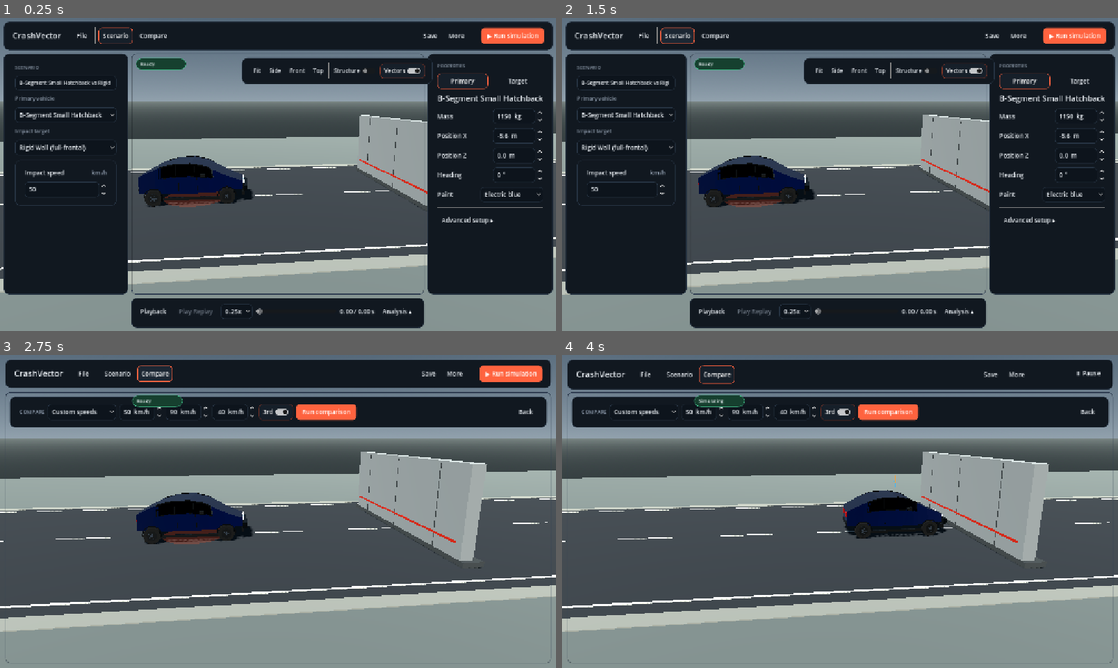
Above: before the commit, frames 1-4 (two rows, left to right).
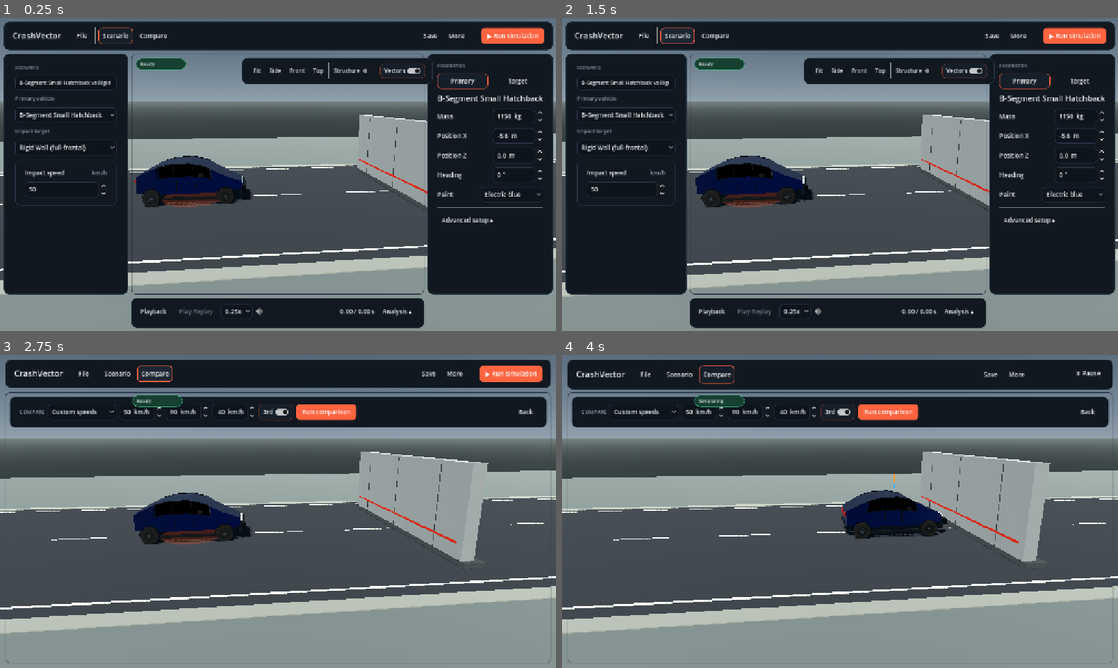
Above: after the commit, the same moments.

Repository: ArrowSK/crashvector
Game: Godot game, scene res://app/main.tscn
Two runs of this game, one before a commit and one after it. Both use one fixed random seed, a clock stepped at 60 frames per second and the inputs below.
Inputs:
- Up to frame 1 (0.25 s): no input
- Up to frame 2 (1.5 s): click "File" at 0.5 s; click "Scenario" at 1.25 s
- Up to frame 3 (2.75 s): click "Compare" at 2 s
- Up to frame 4 (4 s): click "More" at 2.75 s; click "▶ Run simulation" at 3.5 s

The runs differ from the first frame. In frame 1, 1.4% of the frame differs, in the area x 0-100%, y 30-89%; in frame 2, 1.4%; in frame 3, 2.4%, in the area x 0-100%, y 30-90%; in frame 4, 2.3%.

Commit message:
M16.2: present meaningful impact result frame

Diff:
--- a/src/demo/crash_demo_m16_2.gd
+++ b/src/demo/crash_demo_m16_2.gd
@@ -82,10 +82,80 @@
 	if m10_title_edit != null:
 		m10_title_edit.tooltip_text = scenario.title
 
+func _m161_primary_center() -> Vector3:
+	# Replay snapshots drive the visible result. Use their structural center here
+	# instead of the live rigid chassis, which remains at the simulation's final
+	# 4 s transform after a replay frame has been applied.
+	if car != null and is_instance_valid(car) and car.model != null:
+		return car.model.center_of_mass_m()
+	return super._m161_primary_center()
+
+func _m161_target_center() -> Vector3:
+	if target_car != null and is_instance_valid(target_car) and target_car.model != null:
+		return target_car.model.center_of_mass_m()
+	if truck != null and is_instance_valid(truck) and truck.model != null:
+		# HeavyTruckBuilder's origin is the trailer rear rather than the assembly
+		# centre. The model COM therefore fixes both preview and replay framing.
+		return truck.model.center_of_mass_m()
+	if road_user_proxy != null and is_instance_valid(road_user_proxy):
+		return road_user_proxy.center_of_mass_position()
+	return super._m161_target_center()
+
 func _m161_frame_aftermath() -> void:
 	if not _m161_has_replay():
 		return
+	# The end of a four-second simulation is often several car lengths after the
+	# collision. Present the first near-maximum-damage replay frame instead. The
+	# full 0..duration replay remains available on the timeline.
+	var result_time := _m162_result_time_s()
+	if result_time >= 0.0:
+		_apply_replay_time(result_time, true)
 	_m162_apply_aftermath_camera()
+	if m10_status_label != null:
+		m10_status_label.text = "Complete • impact result"
+
+func _m162_result_time_s() -> float:
+	if replay_recorder == null or replay_recorder.recording == null or not replay_recorder.recording.has_frames():
+		return -1.0
+	var recording := replay_recorder.recording
+	var first_contact := recording.marker_time(&"first_contact")
+	var peak_loading := recording.marker_time(&"peak_loading")
+	var separation := recording.marker_time(&"separation")
+
+	var max_front_crush := 0.0
+	for frame in recording.frames:
+		var primary: Variant = frame.get("primary_metrics", {})
+		if primary is Dictionary:
+			max_front_crush = maxf(max_front_crush, float(primary.get("front_crush_m", 0.0)))
+
+	var damage_time := -1.0
+	if max_front_crush >= 0.015:
+		var threshold := max_front_crush * 0.92
+		for frame in recording.frames:
+			var time_s := float(frame.get("time_s", 0.0))
+			if first_contact >= 0.0 and time_s + 0.0001 < first_contact:
+				continue
+			var primary: Variant = frame.get("primary_metrics", {})
+			if primary is Dictionary and float(primary.get("front_crush_m", 0.0)) >= threshold:
+				damage_time = time_s
+				break
+
+	var result_time := damage_time
+	if result_time < 0.0 and peak_loading >= 0.0:
+		result_time = peak_loading + 0.10
+	if result_time < 0.0 and first_contact >= 0.0:
+		result_time = first_contact + 0.16
+	if result_time < 0.0:
+		result_time = minf(recording.duration_s, 0.60)
+
+	if damage_time >= 0.0:
+		result_time += 0.035
+	if separation >= 0.0:
+		result_time = minf(result_time, separation)
+	if first_contact >= 0.0:
+		# Never let the default result shot drift into the long post-impact coast.
+		result_time = minf(result_time, first_contact + 0.85)
+	return clampf(result_time, 0.0, recording.duration_s)
 
 func _m162_apply_aftermath_camera() -> void:
 	if camera == null or scenario == null:
@@ -101,18 +171,18 @@
 	var target_center := _m161_target_center()
 
 	# Major bodies influence the shot, but they cannot drag the camera arbitrarily
-	# far from the collision site during a long 4 s coast/rebound. Detached bumper
-	# pieces and other small debris are deliberately not camera subjects at all.
-	var car_subject := anchor + _m162_limit_vector(car_center - anchor, 6.5)
-	var target_limit := 8.5 if scenario.target_type in [ScenarioConfig.TARGET_PEDESTRIAN, ScenarioConfig.TARGET_BICYCLE] else 5.5
+	# far from the collision site. Detached bumper pieces and other small debris
+	# are deliberately not camera subjects at all.
+	var car_subject := anchor + _m162_limit_vector(car_center - anchor, 5.8)
+	var target_limit := 5.0 if scenario.target_type in [ScenarioConfig.TARGET_PEDESTRIAN, ScenarioConfig.TARGET_BICYCLE] else 4.0
 	if scenario.target_type == ScenarioConfig.TARGET_TRUCK:
-		target_limit = 3.2
+		target_limit = 3.0
 	elif scenario.target_type in [ScenarioConfig.TARGET_WALL, ScenarioConfig.TARGET_BARRIER, ScenarioConfig.TARGET_POLE, ScenarioConfig.TARGET_TREE]:
-		target_limit = 1.2
+		target_limit = 1.0
 	var target_subject := anchor + _m162_limit_vector(target_center - anchor, target_limit)
 
-	var target_weight := 0.34 if scenario.target_type in [ScenarioConfig.TARGET_PEDESTRIAN, ScenarioConfig.TARGET_BICYCLE] else 0.20
-	var car_weight := 0.34
+	var target_weight := 0.32 if scenario.target_type in [ScenarioConfig.TARGET_PEDESTRIAN, ScenarioConfig.TARGET_BICYCLE] else 0.22
+	var car_weight := 0.40
 	var anchor_weight := 1.0 - target_weight - car_weight
 	var focus_point := anchor * anchor_weight + car_subject * car_weight + target_subject * target_weight
 	focus_point.y = 1.02 if scenario.target_type == ScenarioConfig.TARGET_TRUCK else 0.88
@@ -121,11 +191,11 @@
 	var car_projection := (car_subject - anchor).dot(forward)
 	var target_projection := (target_subject - anchor).dot(forward)
 	var target_extent := _m162_aftermath_target_extent()
-	var min_projection := minf(-2.1, minf(car_projection - primary_half * 0.72, target_projection - target_extent))
-	var max_projection := maxf(2.1, maxf(car_projection + primary_half * 0.72, target_projection + target_extent))
-	var span := clampf(max_projection - min_projection, 4.6, 10.5)
+	var min_projection := minf(-2.0, minf(car_projection - primary_half * 0.78, target_projection - target_extent))
+	var max_projection := maxf(2.0, maxf(car_projection + primary_half * 0.78, target_projection + target_extent))
+	var span := clampf(max_projection - min_projection, 4.5, 9.4)
 	if scenario.target_type == ScenarioConfig.TARGET_TRUCK:
-		span = minf(span, 8.6)
+		span = minf(span, 8.2)
 
 	camera.fov = 50.0
 	var aspect := 1.55
@@ -133,10 +203,10 @@
 		aspect = maxf(m10_viewport_frame.size.x / m10_viewport_frame.size.y, 1.0)
 	var vertical_fov := deg_to_rad(camera.fov)
 	var horizontal_fov := 2.0 * atan(tan(vertical_fov * 0.5) * aspect)
-	var distance := (span * 0.5) / maxf(tan(horizontal_fov * 0.5) * 0.76, 0.10)
-	distance = clampf(distance, 5.0, 13.5)
-
-	camera.global_position = focus_point - forward * distance * 0.10 + Vector3.UP * clampf(distance * 0.22, 2.05, 3.6) + lateral * distance
+	var distance := (span * 0.5) / maxf(tan(horizontal_fov * 0.5) * 0.70, 0.10)
+	distance = clampf(distance, 5.4, 12.5)
+
+	camera.global_position = focus_point - forward * distance * 0.08 + Vector3.UP * clampf(distance * 0.21, 2.10, 3.5) + lateral * distance
 	camera.look_at(focus_point, Vector3.UP)
 
 func _m162_impact_anchor() -> Vector3:
@@ -158,10 +228,9 @@
 func _m162_aftermath_target_extent() -> float:
 	match scenario.target_type:
 		ScenarioConfig.TARGET_TRUCK:
-			# The contact is at the trailer rear. Showing the whole 9.5 m assembly in
-			# the aftermath recreates the beta.2 dead-space problem; the impact end
-			# and adjacent trailer structure are the relevant crash subjects.
-			return 2.2
+			# The contact is at the trailer rear. The nearby trailer structure is the
+			# relevant result subject; the distant cab remains available in preview.
+			return 2.1
 		ScenarioConfig.TARGET_PASSENGER_CAR:
 			return float(PassengerCarCatalog.data(scenario.target_car_preset_id).get("representative_length_m", 4.1)) * 0.42
 		ScenarioConfig.TARGET_PEDESTRIAN:
